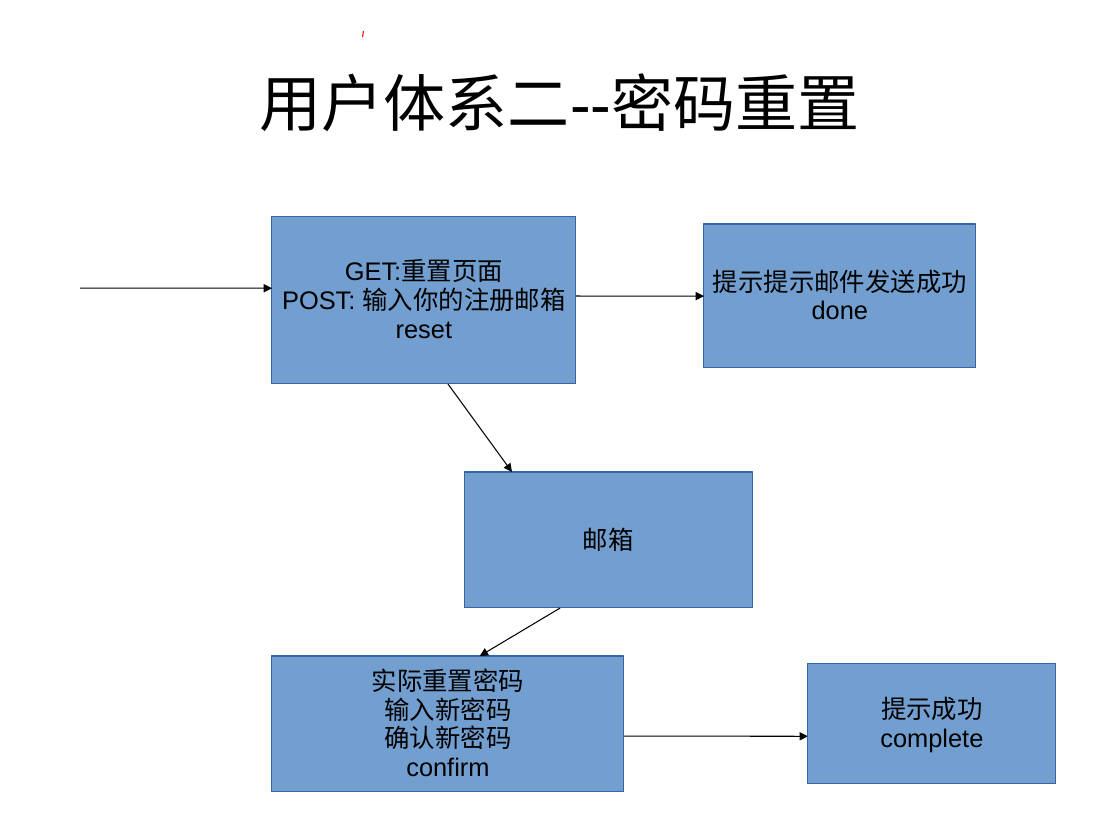
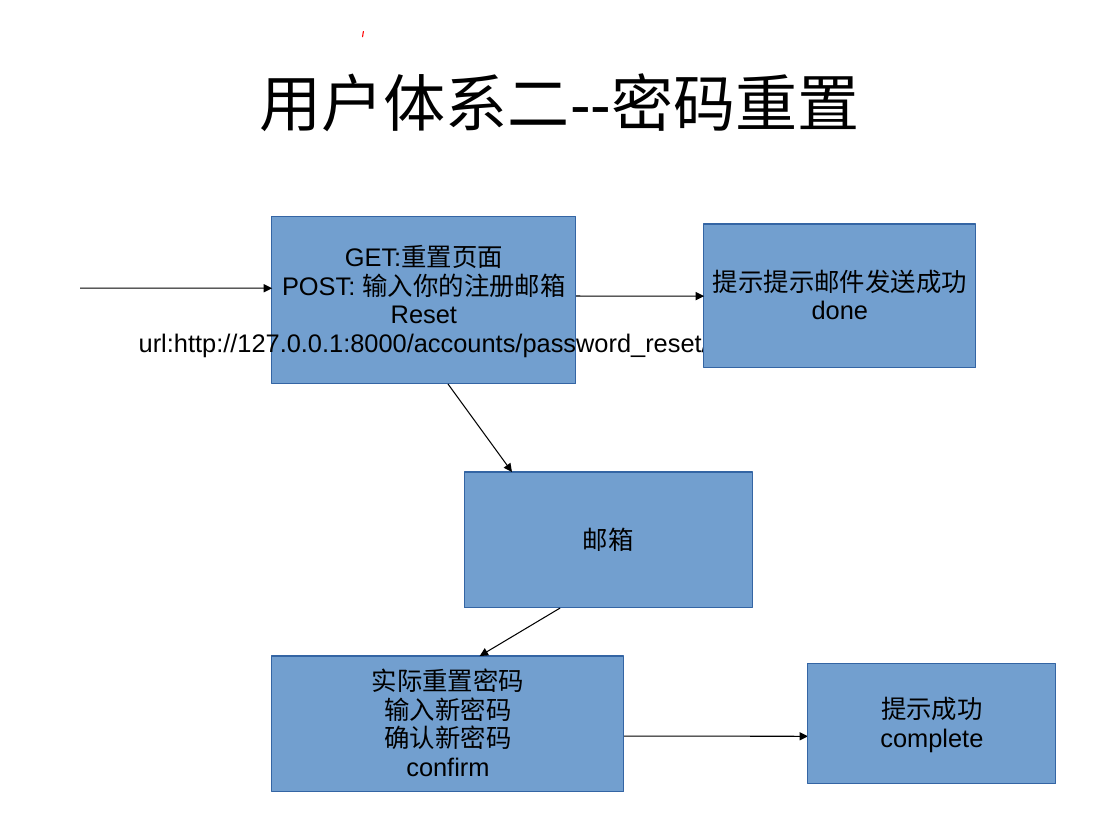
Before and after one commit to zalax303/test_django, a slide deck: slide 1 of Django写论坛课件/Django写论坛课件/用户体系二--密码重置以及修改密码.ppt. Drawn at 1120x840 pixels with LibreOffice and Linux fonts; fonts in the diff are those of the drawing. Boxes give left, top, right and bottom in pixels: in the first picture for what was removed or moved away, otherwise in the second. Text is boxed around its words. In the diff, an @@ line names an element or a change of style, - is before the commit and + after.

```diff
--- a/Django写论坛课件/Django写论坛课件/用户体系二--密码重置以及修改密码.ppt
+++ b/Django写论坛课件/Django写论坛课件/用户体系二--密码重置以及修改密码.ppt
@@ text in rectangle at (139, 305, 709, 357): text changed @@
-reset
+Reset
+url:http://127.0.0.1:8000/accounts/password_reset/
```
Also in this commit, not shown: 4 other slides changed, 4 other files.
